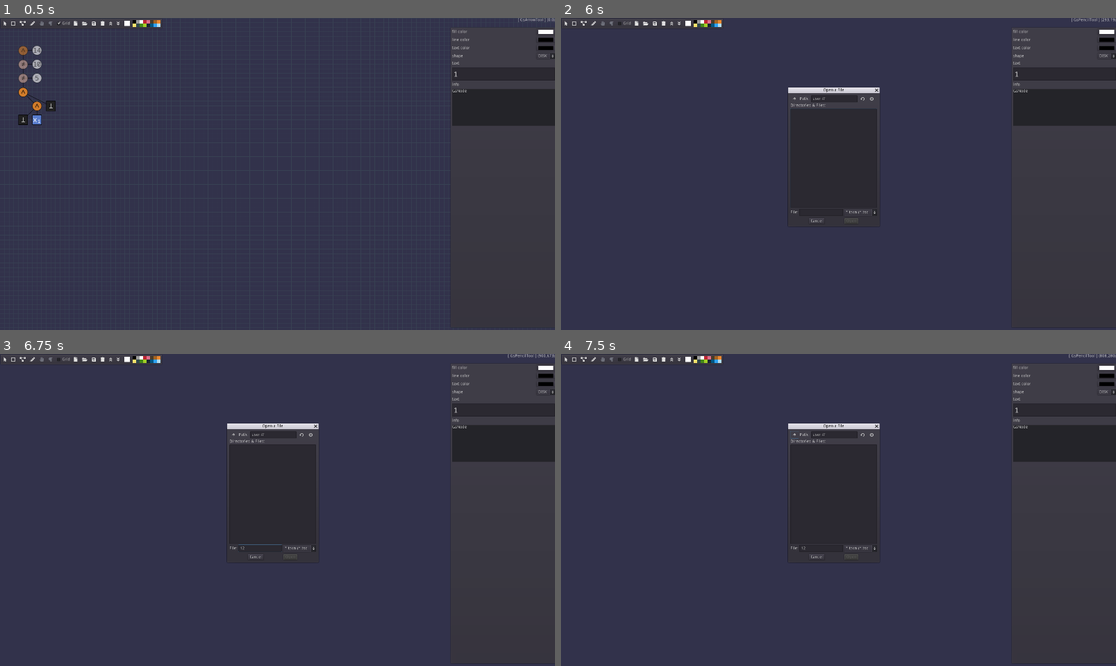
Above: before the commit, frames 1-4 (two rows, left to right).
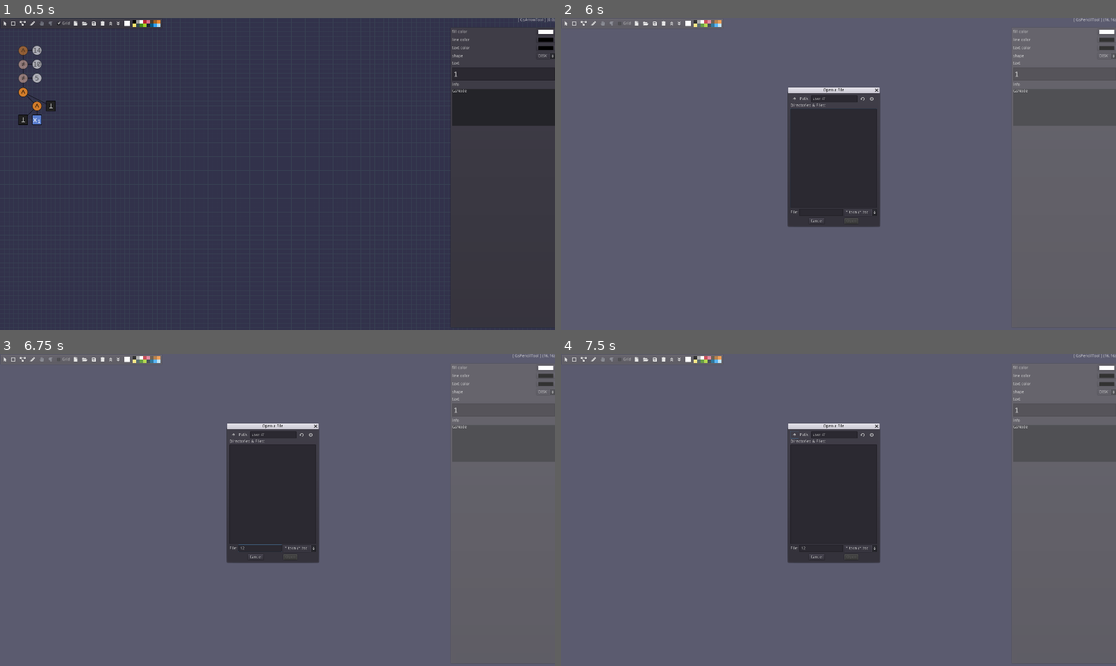
Above: after the commit, the same moments.

Repository: tangentstorm/fnarbmlyx
Game: Godot game, scene res://gslib/GsApp.tscn
Two runs of this game, one before a commit and one after it. Both use one fixed random seed, a clock stepped at 60 frames per second and the inputs below.
Inputs (mouse positions are in pixels of both pictures, inside the frame that each line leads up to):
- Up to frame 1 (0.5 s): no input
- Up to frame 2 (6 s): click "DISK" at 0.5 s; click "" at 1.25 s; click "" at 2 s; click "" at 2.75 s; click "" at 3.5 s; click "Grid" at 4.25 s; click "" at 5 s; click "" at 5.75 s
- Up to frame 3 (6.75 s): click (260, 547) at 6.52 s; type "12" at 6.6 s
- Up to frame 4 (7.5 s): click (794, 435) at 7.25 s

Frame 1 is identical in both runs. In frame 2, 92% of the frame differs, in the area x 0-100%, y 0-100%; in frame 3, 92%; in frame 4, 92%.
Error before the commit: Invalid set index 'visible' (on base: 'null instance') with value of type 'bool'. (res://gslib/GsApp.gd:52)

Commit message:
got _unhandled_input working (thus dropping app.ignore_mouse)

Diff:
--- a/gslib/GsApp.gd
+++ b/gslib/GsApp.gd
@@ -1,7 +1,6 @@
 class_name GsApp extends Control
 func get_class_name(): return "GsApp"
 
-var ignore_mouse  : int = 0
 export var current_fill_color : Color = Color.white setget _set_fill_color
 export var current_line_color : Color = Color.black
 export var current_text_color : Color = Color.black
@@ -49,18 +48,18 @@
 	$ui/FileDialog.popup()
 
 func _on_FileDialog_about_to_show():
-	$fog.visible = true
+	$ui/fog.visible = true
 
 func _on_FileDialog_popup_hide():
-	$fog.visible = false
+	$ui/fog.visible = false
 
 func _on_FileDialog_confirmed():
-	var p = $FileDialog.current_path
+	var p = $ui/FileDialog.current_path
 	if not p.ends_with(".tscn"): p += ".tscn"
 	_on_FileDialog_file_selected(p)
 
 func _on_FileDialog_file_selected(path):
-	match $FileDialog.mode:
+	match $ui/FileDialog.mode:
 		FileDialog.MODE_SAVE_FILE:
 			var s = PackedScene.new()
 			s.pack($sketch)
@@ -76,7 +75,7 @@
 			add_child(scn); scn.set_owner(self)
 			move_child(scn, pos)
 			GsLib.sketch = $sketch
-	$FileDialog.hide()
+	$ui/FileDialog.hide()
 
 func _on_clear_pressed():
 	$sketch.clear()
@@ -97,13 +96,6 @@
 
 func _on_color_color_changed(color):
 	_set_fill_color(color, false)
-
-func _on_color_pressed():
-	ignore_mouse += 1
-
-func _on_color_popup_closed():
-	ignore_mouse -= 1
-
 
 func _on_to_front_pressed():
 	var n = $sketch.get_child_count()
@@ -182,12 +174,12 @@
 	self.selection = newsel
 
 func _on_context_menu_about_to_show():
-	ignore_mouse += 1
 	$ui/context_menu.clear()
 	for cmd in CMD.values():
 		$ui/context_menu.add_item(CMDS[cmd], cmd)
 		if (cmd==CMD.ARRANGE_ROW or cmd==CMD.ARRANGE_COL):
 			$ui/context_menu.set_item_disabled(cmd, true)
 
-func _on_context_menu_popup_hide():
-	ignore_mouse -= 1
+func _unhandled_input(e):
+	if e is InputEventMouse:
+		GsLib.mouse.handle(e)
--- a/gslib/GsApp.tscn
+++ b/gslib/GsApp.tscn
@@ -39,6 +39,7 @@
 [node name="canvas" type="ColorRect" parent="bg"]
 anchor_right = 1.0
 anchor_bottom = 1.0
+mouse_filter = 2
 color = Color( 0.2, 0.2, 0.298039, 1 )
 script = ExtResource( 20 )
 __meta__ = {
@@ -48,7 +49,6 @@
 [node name="mouse" type="Label" parent="bg"]
 anchor_right = 1.0
 anchor_bottom = 1.0
-mouse_filter = 0
 align = 2
 script = ExtResource( 5 )
 __meta__ = {
@@ -82,7 +82,7 @@
 [node name="sketch" type="Control" parent="."]
 anchor_right = 1.0
 anchor_bottom = 1.0
-mouse_filter = 1
+mouse_filter = 2
 script = ExtResource( 2 )
 __meta__ = {
 "_edit_lock_": true,
@@ -90,7 +90,6 @@
 }
 
 [node name="selection" type="ReferenceRect" parent="."]
-visible = false
 margin_left = 224.0
 margin_top = 128.0
 margin_right = 352.0
@@ -203,6 +202,7 @@
 margin_top = 128.0
 margin_right = 584.0
 margin_bottom = 256.0
+mouse_filter = 2
 border_color = Color( 0.396078, 0.541176, 0.623529, 1 )
 editor_only = false
 __meta__ = {
@@ -212,13 +212,13 @@
 [node name="ColorRect" type="ColorRect" parent="selectangle"]
 anchor_right = 1.0
 anchor_bottom = 1.0
+mouse_filter = 2
 color = Color( 0.709804, 0.694118, 0.694118, 0.0941176 )
 __meta__ = {
 "_edit_use_anchors_": false
 }
 
 [node name="proto_group" type="Control" parent="."]
-visible = false
 mouse_filter = 2
 script = ExtResource( 17 )
 __meta__ = {
@@ -595,8 +595,6 @@
 wait_time = 0.001
 autostart = true
 
-[connection signal="mouse_entered" from="ui/inspector" to="ui/inspector" method="_on_inspector_mouse_entered"]
-[connection signal="mouse_exited" from="ui/inspector" to="ui/inspector" method="_on_inspector_mouse_exited"]
 [connection signal="color_changed" from="ui/inspector/vbox/fill_color/ColorPickerButton" to="ui/inspector" method="_on_fill_color_changed"]
 [connection signal="color_changed" from="ui/inspector/vbox/line_color/ColorPickerButton" to="ui/inspector" method="_on_line_color_changed"]
 [connection signal="color_changed" from="ui/inspector/vbox/text_color/ColorPickerButton" to="ui/inspector" method="_on_text_color_changed"]
@@ -604,7 +602,8 @@
 [connection signal="text_changed" from="ui/inspector/vbox/text" to="ui/inspector" method="_on_text_changed"]
 [connection signal="about_to_show" from="ui/context_menu" to="." method="_on_context_menu_about_to_show"]
 [connection signal="id_pressed" from="ui/context_menu" to="." method="_on_context_menu_id_pressed"]
-[connection signal="popup_hide" from="ui/context_menu" to="." method="_on_context_menu_popup_hide"]
+[connection signal="mouse_entered" from="ui/toolbar" to="." method="_on_enter_gui"]
+[connection signal="mouse_exited" from="ui/toolbar" to="." method="_on_leave_gui"]
 [connection signal="toggled" from="ui/toolbar/hbox/grid" to="bg/grid" method="_on_grid_toggled"]
 [connection signal="pressed" from="ui/toolbar/hbox/clear" to="." method="_on_clear_pressed"]
 [connection signal="pressed" from="ui/toolbar/hbox/load" to="." method="_on_load_pressed"]
@@ -613,8 +612,8 @@
 [connection signal="pressed" from="ui/toolbar/hbox/to_front" to="." method="_on_to_front_pressed"]
 [connection signal="pressed" from="ui/toolbar/hbox/to_back" to="." method="_on_to_back_pressed"]
 [connection signal="color_changed" from="ui/toolbar/hbox/color" to="." method="_on_color_color_changed"]
-[connection signal="popup_closed" from="ui/toolbar/hbox/color" to="." method="_on_color_popup_closed"]
-[connection signal="pressed" from="ui/toolbar/hbox/color" to="." method="_on_color_pressed"]
+[connection signal="popup_closed" from="ui/toolbar/hbox/color" to="." method="_on_leave_gui"]
+[connection signal="pressed" from="ui/toolbar/hbox/color" to="." method="_on_enter_gui"]
 [connection signal="clicked" from="ui/toolbar/hbox/palette" to="." method="_on_palette_clicked"]
 [connection signal="about_to_show" from="ui/FileDialog" to="." method="_on_FileDialog_about_to_show"]
 [connection signal="confirmed" from="ui/FileDialog" to="." method="_on_FileDialog_confirmed"]
--- a/gslib/GsCanvas.gd
+++ b/gslib/GsCanvas.gd
@@ -1,5 +1,2 @@
 extends ColorRect
-
-func _input(e):
-	if e is InputEventMouse and not GsLib.app.ignore_mouse:
-		GsLib.mouse.handle(e)
+#
--- a/gslib/tools/GsArrowTool.gd
+++ b/gslib/tools/GsArrowTool.gd
@@ -7,12 +7,12 @@
 	_drag_step(mouse)
 
 func _drag_step(mouse):
-	if mouse.subject:
-		mouse.subject._drag_step(mouse.dxy)
-	else:
+	if mouse.selectangle.visible:
 		var r : Rect2 = mouse.drag_rect().abs()
 		mouse.selectangle.rect_position = r.position
 		mouse.selectangle.rect_size = r.size
+	elif mouse.subject:
+		mouse.subject._drag_step(mouse.dxy)
 
 func _drag_end(mouse):
 	if mouse.subject: mouse.subject._drag_end()
